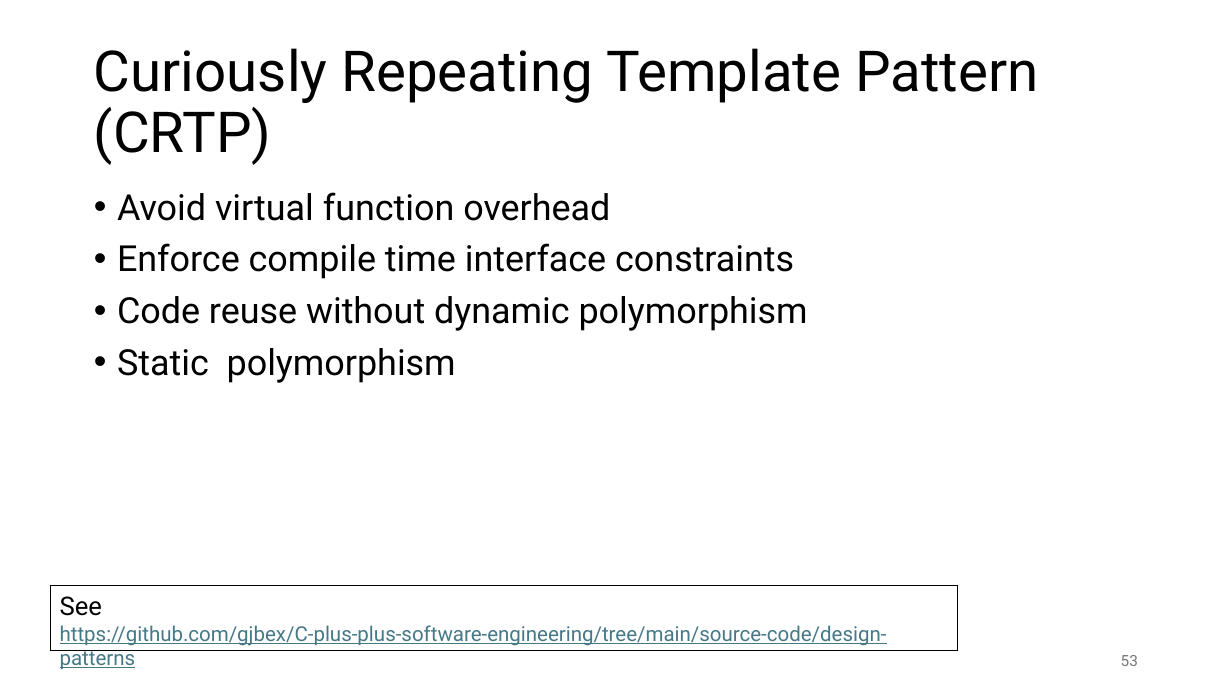
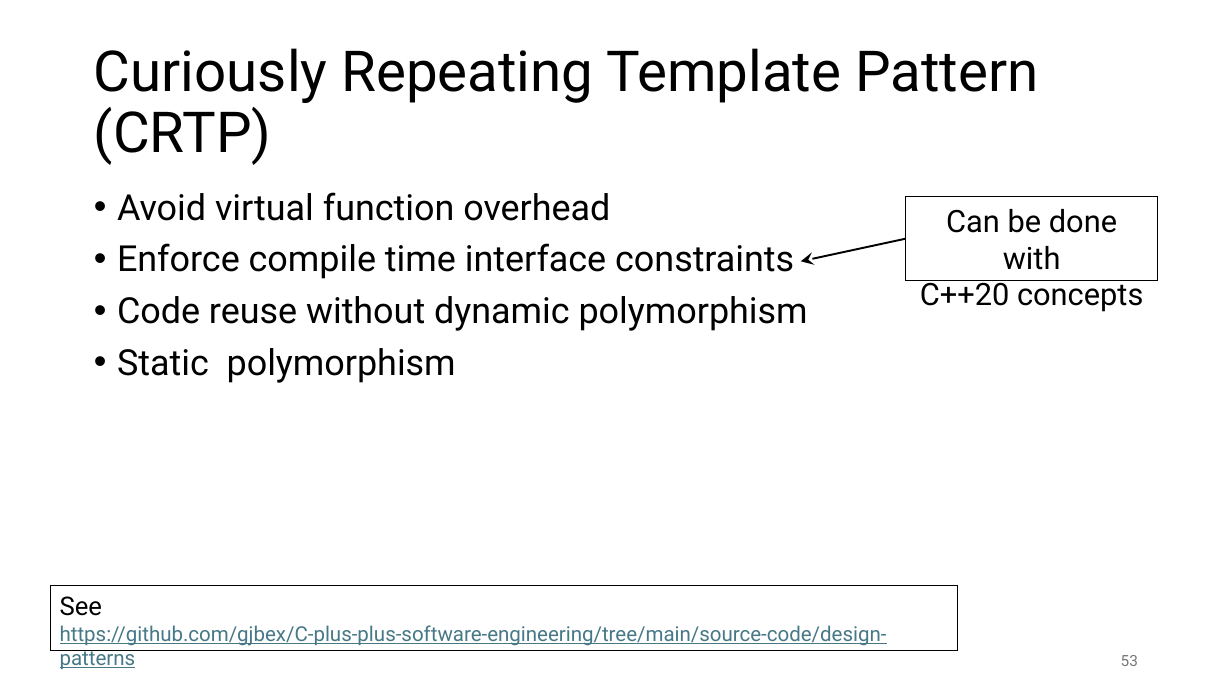
Before and after one commit to gjbex/C-plus-plus-software-engineering, a slide deck: slide 53 of cpp_software_engineering.pptx. Drawn at 1232x693 pixels with LibreOffice and Linux fonts; fonts in the diff are those of the drawing. Boxes give left, top, right and bottom in pixels: in the first picture for what was removed or moved away, otherwise in the second. Text is boxed around its words. In the diff, an @@ line names an element or a change of style, - is before the commit and + after.

Commit message:
Add remark on C++ concepts in context of CRTP

```diff
--- a/cpp_software_engineering.pptx
+++ b/cpp_software_engineering.pptx
@@ rectangle added at (906,197,1158,281), outline #000000 0.75 pt, 24 pt, text #000000 @@
+Can be done with
+C++20 concepts
@@ arrow added from (906, 238) to (801, 262), #000000 1.5 pt @@
```
